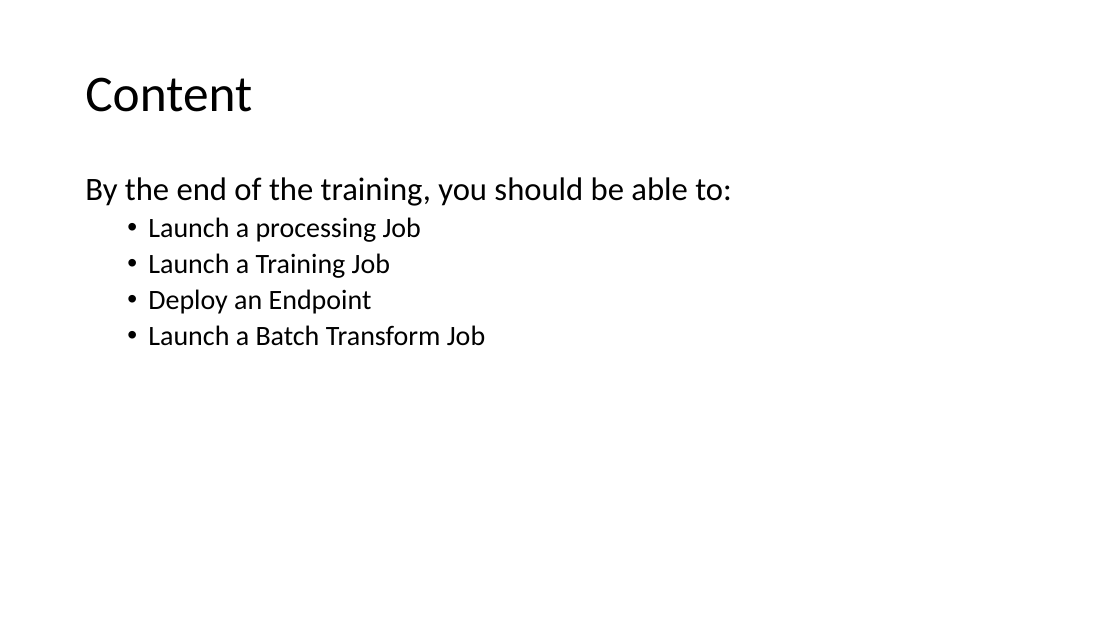
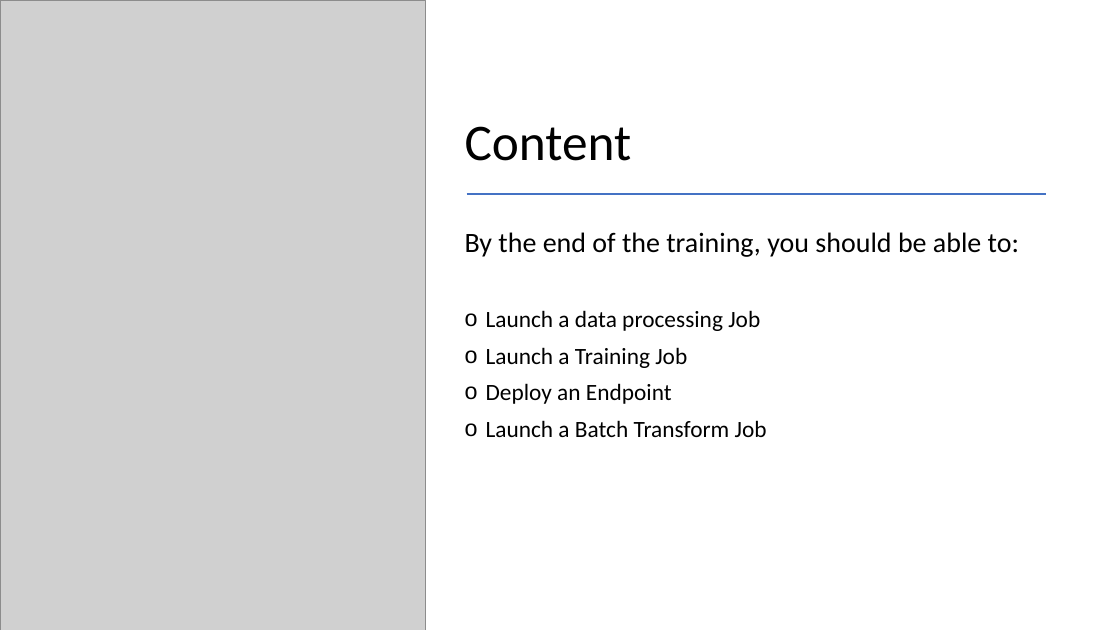
Before and after one commit to shaunkhoo/cloud-foundations, a slide deck: slide 2 of session9/cloud-foundations-sagemaker.pptx. Drawn at 1120x630 pixels with LibreOffice and Linux fonts; fonts in the diff are those of the drawing; grey boxes stand for pictures. Boxes give left, top, right and bottom in pixels: in the first picture for what was removed or moved away, otherwise in the second. Text is boxed around its words. In the diff, an @@ line names an element or a change of style, - is before the commit and + after.

Commit message:
Upload data

```diff
--- a/session9/cloud-foundations-sagemaker.pptx
+++ b/session9/cloud-foundations-sagemaker.pptx
@@ picture added at (x1=0, y1=0, x2=426, y2=630) @@
@@ title "Content" moved from (x1=85, y1=77, x2=252, y2=112) to (x1=465, y1=126, x2=632, y2=161) @@
@@ title "Content" at (x1=465, y1=126, x2=632, y2=161): vertical alignment middle to bottom @@
@@ line added from (467, 194) to (1047, 194), #4472C4 1.5 pt @@
@@ text "By the end of the ..." moved from (x1=85, y1=177, x2=732, y2=346) to (x1=465, y1=232, x2=1019, y2=437) @@
@@ text at (x1=465, y1=232, x2=1019, y2=437): size 28 to 24 pt in "By the end of the training, you ..."; size 24 to 20 pt in "Launch a Training Job", "Deploy an Endpoint", "Launch a Batch Transform Job"; bullet • to o; list level 2 to 1 in "Launch a Training Job"; list level 2 to 1 in "Deploy an Endpoint"; list level 2 to 1 in "Launch a Batch Transform Job" @@
@@ text at (x1=486, y1=310, x2=760, y2=331): text changed; size 24 to 20 pt @@
-  • Launch a processing Job
+o Launch a data processing Job
```
Also in this commit, not shown: 12 other slides changed, 3 slides added, 4 slides removed, 3 other files.
